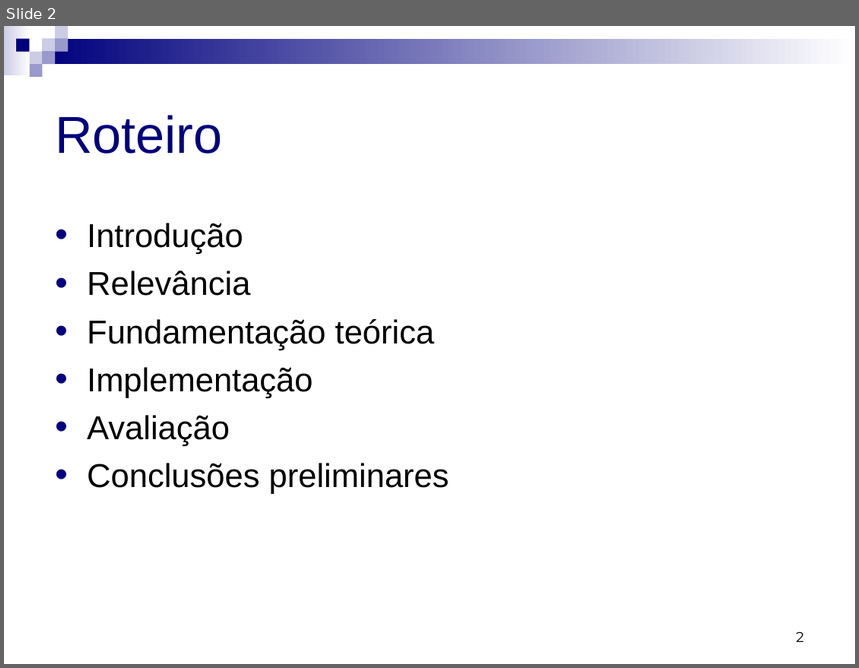
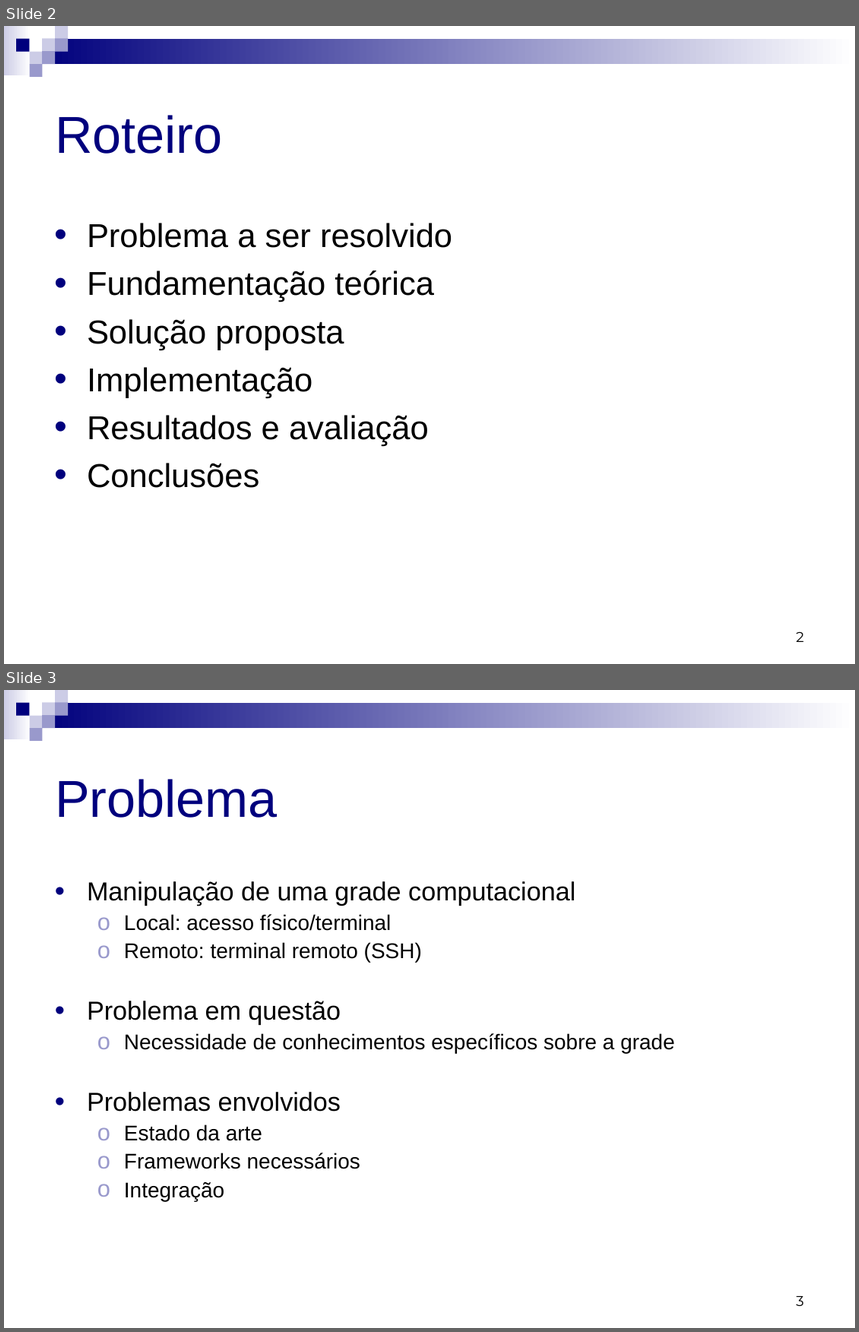
Before and after one commit to micheldavid/tcc-michel, a slide deck: Defesa/Michel David da Costa - Defesa - Apresentação.ppt. Shown one above the other, each under a label of ours: slide 2 before the commit, slides 2 and 3 after it. The pictures are 859x668 and 859x1332 pixels, drawn with LibreOffice and Linux fonts; fonts in the diff are those of the drawing. Boxes give left, top, right and bottom in pixels: in the first picture for what was removed or moved away, otherwise in the second. Text is boxed around its words. In the diff, an @@ line names an element or a change of style, - is before the commit and + after.

```diff
--- a/Defesa/Michel David da Costa - Defesa - Apresentação.ppt
+++ b/Defesa/Michel David da Costa - Defesa - Apresentação.ppt
@@ slide 3 added at (4,690,855,1328), background #FFFFFF; not listed: 9 template elements that a slide beside it also shows @@
@@ title added at (55,779,278,818), 44 pt, text #00007D @@
+Problema
@@ text added at (87,882,675,1201), 18 pt, text #000000 @@
+• Manipulação de uma grade computacional
+  ο Local: acesso físico/terminal
+  ο Remoto: terminal remoto (SSH)
+• Problema em questão
+  ο Necessidade de conhecimentos específicos sobre a grade
+• Problemas envolvidos
+  ο Estado da arte
+  ο Frameworks necessários
+  ο Integração
@@ page number added at (796,1296,804,1306), 12 pt, text #000000 @@
+3
@@ slide 2 changed as well @@
@@ text at (87,223,452,248): text changed @@
-• Introdução
-• Relevância
+• Problema a ser resolvido
@@ text at (87,319,344,351): paragraph added @@
+• Solução proposta
@@ text at (87,415,429,488): text changed @@
-• Avaliação
-• Conclusões preliminares
+• Resultados e avaliação
+• Conclusões
```
Also in this commit, not shown: 3 other slides changed, 16 other slides added, 7 slides removed, 1 other file.
